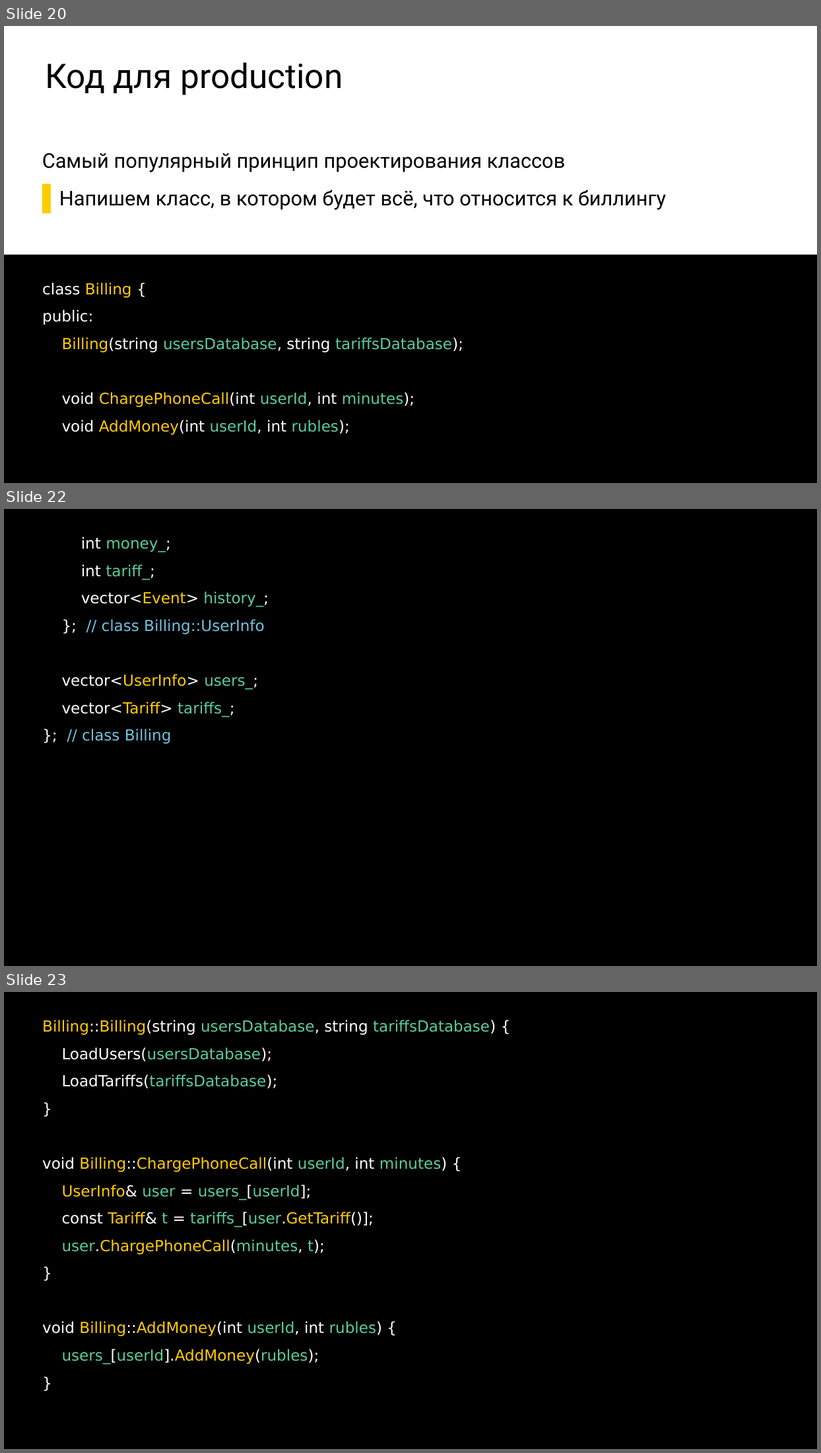
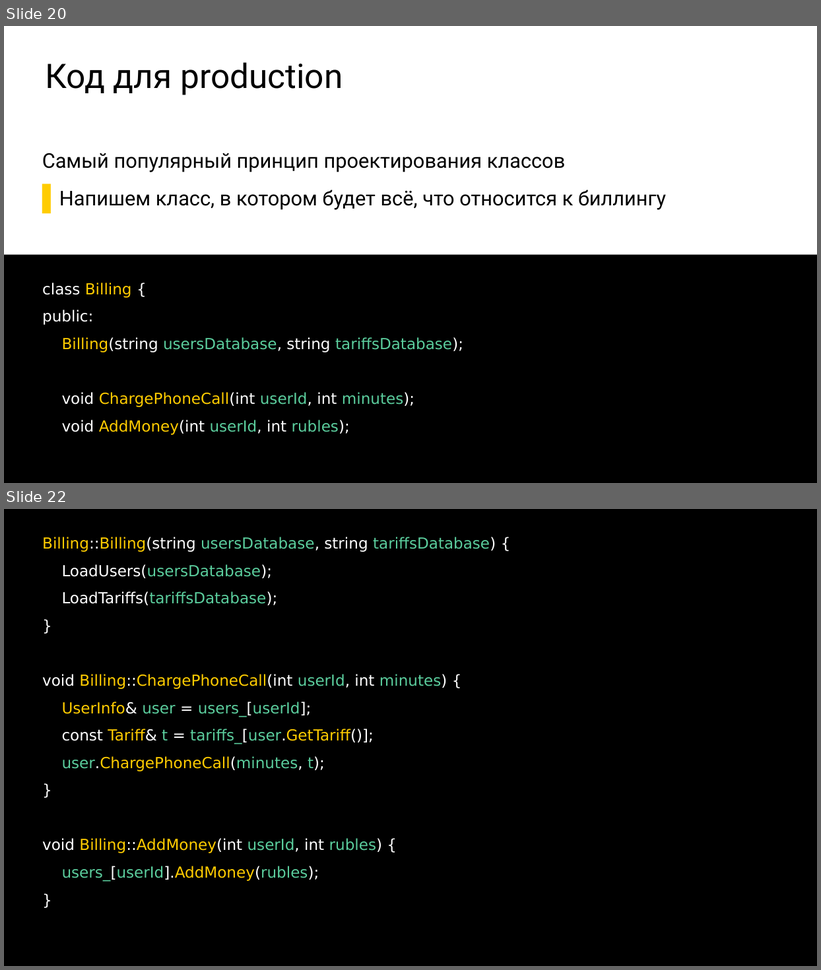
Before and after one commit to ishfb/cpprus17, a slide deck: slides.pptx. Shown one above the other, each under a label of ours: slides 20, 22 and 23 before the commit, slides 20 and 22 after it; the slides between them are not shown. The pictures are 821x1453 and 821x970 pixels, drawn with LibreOffice and Linux fonts; fonts in the diff are those of the drawing. Boxes give left, top, right and bottom in pixels: in the first picture for what was removed or moved away, otherwise in the second. Text is boxed around its words. In the diff, an @@ line names an element or a change of style, - is before the commit and + after.

```diff
--- a/slides.pptx
+++ b/slides.pptx
@@ slide 22 removed at box(4, 509, 817, 966), background #FFFFFF @@
@@ text removed at box(4, 509, 817, 966) @@
-int money_;
-int tariff_;
-vector<Event> history_;
-}; // class Billing::UserInfo
-vector<UserInfo> users_;
-vector<Tariff> tariffs_;
-}; // class Billing
@@ what was slide 23 is now slide 22 @@
```
Also in this commit, not shown: 5 slides changed, 3 slides added.
